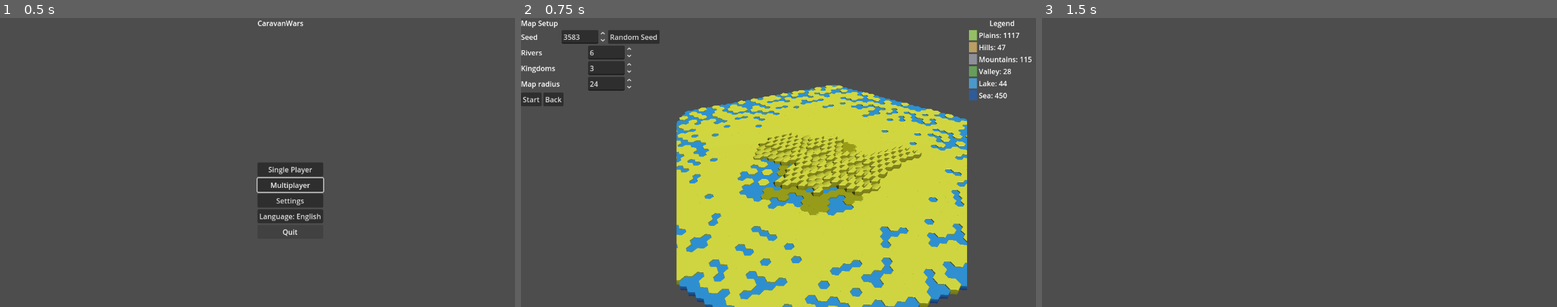
Above: before the commit, frames 1-3 (left to right).
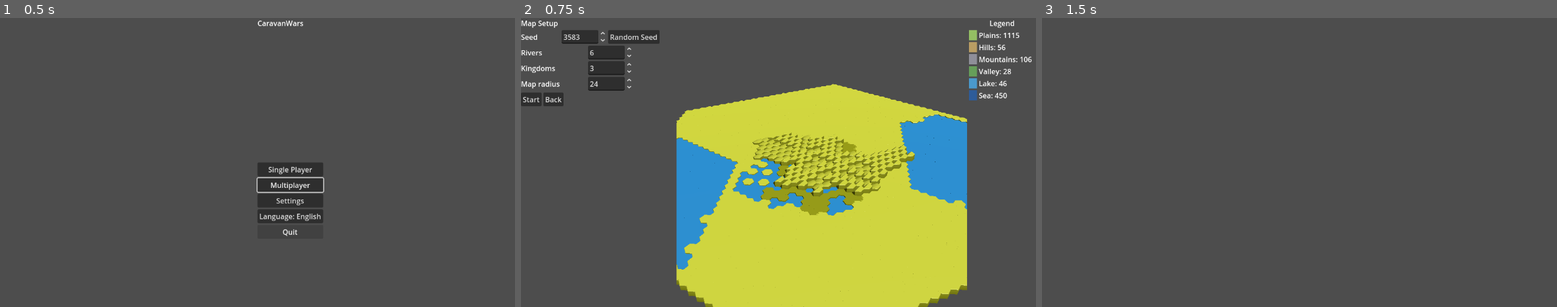
Above: after the commit, the same moments.

Repository: sepa79/CaravanWars
Game: Godot game, scene res://scenes/Main.tscn
Same seed, same stepped clock (60 frames per second), same inputs: the game is played once before the commit and once after it.
Inputs:
- Up to frame 1 (0.5 s): no input
- Up to frame 2 (0.75 s): click "Single Player" at 0.5 s
- Up to frame 3 (1.5 s): click "Start" at 1.25 s

Frame 1 is identical in both runs. In frame 2, 11% of the frame differs, in the area x 30-100%, y 5-100%; in frame 3, nothing differs.

Commit message:
feat: plan directional coastlines

Diff:
--- a/game/mapgen/HexMapGenerator.gd
+++ b/game/mapgen/HexMapGenerator.gd
@@ -160,32 +160,17 @@
         return result
 
     var total_hexes: int = coords.size()
-    var coastline_scores: Dictionary = {}
-    var scored_coords: Array[Dictionary] = []
+    var target_sea: int = int(round(config.sea_pct * float(total_hexes)))
+    target_sea = clampi(target_sea, 0, total_hexes)
+    var coastline_plan: Dictionary = _plan_coast_regions(coords, target_sea)
+    var sea_lookup: Dictionary = coastline_plan.get("sea_lookup", {})
+    var sea_coords: PackedVector2Array = coastline_plan.get("sea_coords", PackedVector2Array())
+    var land_coords: Array[HexCoord] = []
     for coord in coords:
         var key: Vector2i = coord.to_vector2i()
-        var score: float = _coastline_score(coord)
-        coastline_scores[key] = score
-        scored_coords.append({
-            "coord": coord,
-            "value": score,
-        })
-    scored_coords.sort_custom(Callable(self, "_compare_dict_value_desc"))
-
-    var target_sea: int = int(round(config.sea_pct * float(total_hexes)))
-    target_sea = clampi(target_sea, 0, total_hexes)
-    var sea_lookup: Dictionary = {}
-    var sea_coords := PackedVector2Array()
-    var land_coords: Array[HexCoord] = []
-    for index in range(scored_coords.size()):
-        var entry: Dictionary = scored_coords[index]
-        var coord: HexCoord = entry["coord"]
-        var key: Vector2i = coord.to_vector2i()
-        if index < target_sea:
-            sea_lookup[key] = true
-            sea_coords.append(key)
-        else:
-            land_coords.append(coord)
+        if sea_lookup.has(key):
+            continue
+        land_coords.append(coord)
 
     var land_lookup: Dictionary = {}
     for coord in land_coords:
@@ -210,7 +195,12 @@
             "elev": elevation,
         }
 
-    var validation: Dictionary = _build_validation(assignments, land_lookup, seed_data.get("height_map", {}))
+    var validation: Dictionary = _build_validation(
+        assignments,
+        land_lookup,
+        seed_data.get("height_map", {}),
+        coastline_plan
+    )
 
     result["hexes"] = hex_entries
     result["regions"] = {
@@ -221,12 +211,181 @@
         "sea_count": sea_lookup.size(),
     }
     result["coastline"] = {
-        "scores": coastline_scores,
-        "sea_threshold_index": target_sea,
+        "selected_sides": coastline_plan.get("sides", PackedInt32Array()),
+        "side_counts": coastline_plan.get("side_counts", {}),
+        "fill_order": coastline_plan.get("fill_order", PackedVector2Array()),
         "sea_coords": sea_coords,
+        "target_sea": target_sea,
     }
     result["validation"] = validation
     return result
+
+func _plan_coast_regions(coords: Array[HexCoord], target_sea: int) -> Dictionary:
+    var plan: Dictionary = {
+        "sea_lookup": {},
+        "sea_coords": PackedVector2Array(),
+        "fill_order": PackedVector2Array(),
+        "sides": PackedInt32Array(),
+        "side_counts": {},
+        "membership": {},
+    }
+    if coords.is_empty() or target_sea <= 0:
+        return plan
+
+    var direction_count: int = HexGrid.AXIAL_DIRECTIONS.size()
+    var boundary_sets: Array = []
+    for _i in range(direction_count):
+        boundary_sets.append({})
+    for coord in coords:
+        var key: Vector2i = coord.to_vector2i()
+        for dir_index in range(direction_count):
+            var dir: Vector2i = HexGrid.AXIAL_DIRECTIONS[dir_index]
+            var neighbor := HexCoord.new(coord.q + dir.x, coord.r + dir.y)
+            if not grid.is_within_bounds(neighbor):
+                boundary_sets[dir_index][key] = coord
+
+    var boundary_arrays: Array = []
+    for dir_index in range(direction_count):
+        var arr: Array[HexCoord] = []
+        var boundary_dict: Dictionary = boundary_sets[dir_index]
+        for boundary_key in boundary_dict.keys():
+            var boundary_coord: HexCoord = boundary_dict[boundary_key]
+            arr.append(boundary_coord)
+        boundary_arrays.append(arr)
+
+    var available_sides: Array[int] = []
+    for i in range(direction_count):
+        if boundary_arrays[i].is_empty():
+            continue
+        available_sides.append(i)
+    if available_sides.is_empty():
+        return plan
+    available_sides.shuffle()
+
+    var side_count: int = 1
+    if available_sides.size() >= 2 and rng.randf() < 0.5:
+        side_count = 2
+    var max_sides: int = int(min(target_sea, available_sides.size()))
+    max_sides = max(1, max_sides)
+    side_count = clampi(side_count, 1, max_sides)
+
+    var selected: Array[int] = []
+    for i in range(side_count):
+        selected.append(available_sides[i])
+    selected.sort()
+
+    var packed_sides := PackedInt32Array()
+    for side_index in selected:
+        packed_sides.append(side_index)
+
+    if selected.is_empty():
+        var shuffled: Array = coords.duplicate()
+        shuffled.shuffle()
+        var fallback_lookup: Dictionary = {}
+        var fallback_coords := PackedVector2Array()
+        for idx in range(min(target_sea, shuffled.size())):
+            var fallback_coord: HexCoord = shuffled[idx]
+            var fallback_key: Vector2i = fallback_coord.to_vector2i()
+            fallback_lookup[fallback_key] = true
+            fallback_coords.append(fallback_key)
+        plan["sea_lookup"] = fallback_lookup
+        plan["sea_coords"] = fallback_coords
+        plan["fill_order"] = fallback_coords
+        plan["sides"] = packed_sides
+        plan["side_counts"] = {}
+        plan["membership"] = {}
+        return plan
+
+    var queue: Array = []
+    var enqueued: Dictionary = {}
+    var sea_lookup: Dictionary = {}
+    var membership: Dictionary = {}
+    var side_counts: Dictionary = {}
+    var fill_order := PackedVector2Array()
+    var first_seed_added: Dictionary = {}
+    for side_index in selected:
+        first_seed_added[side_index] = false
+        side_counts[side_index] = 0
+
+    for side_index in selected:
+        var front: Array = boundary_arrays[side_index]
+        front.shuffle()
+        for coord in front:
+            var key: Vector2i = coord.to_vector2i()
+            if enqueued.has(key):
+                continue
+            enqueued[key] = true
+            var is_first: bool = not bool(first_seed_added.get(side_index, false))
+            first_seed_added[side_index] = true
+            var base_priority: float = -1.0 if is_first else 0.0
+            var noise := (_coord_noise(coord, 503 + side_index) - 0.5) * 0.25
+            queue.append({
+                "coord": coord,
+                "depth": 0,
+                "side": side_index,
+                "value": base_priority + noise,
+            })
+
+    while not queue.is_empty() and sea_lookup.size() < target_sea:
+        queue.sort_custom(Callable(self, "_compare_dict_value_asc"))
+        var current: Dictionary = queue.pop_front()
+        var coord: HexCoord = current["coord"]
+        var key: Vector2i = coord.to_vector2i()
+        if sea_lookup.has(key):
+            continue
+        var side_index: int = int(current.get("side", -1))
+        var claimed_for_side: int = int(side_counts.get(side_index, 0))
+        if side_index >= 0 and claimed_for_side > 0:
+            var matching_neighbors: int = 0
+            for neighbor in grid.get_neighbor_coords(coord):
+                var neighbor_key: Vector2i = neighbor.to_vector2i()
+                if not sea_lookup.has(neighbor_key):
+                    continue
+                if int(membership.get(neighbor_key, side_index)) != side_index:
+                    continue
+                matching_neighbors += 1
+            if matching_neighbors <= 0:
+                continue
+        sea_lookup[key] = true
+        membership[key] = side_index
+        fill_order.append(key)
+        side_counts[side_index] = int(side_counts.get(side_index, 0)) + 1
+        if sea_lookup.size() >= target_sea:
+            break
+        var next_depth: int = int(current.get("depth", 0)) + 1
+        for neighbor in grid.get_neighbor_coords(coord):
+            var nkey: Vector2i = neighbor.to_vector2i()
+            if sea_lookup.has(nkey):
+                continue
+            if enqueued.has(nkey):
+                continue
+            var support_neighbors: int = 0
+            for support in grid.get_neighbor_coords(neighbor):
+                var support_key: Vector2i = support.to_vector2i()
+                if not sea_lookup.has(support_key):
+                    continue
+                if int(membership.get(support_key, side_index)) != side_index:
+                    continue
+                support_neighbors += 1
+            if int(side_counts.get(side_index, 0)) > 0 and support_neighbors <= 0:
+                continue
+            var noise := (_coord_noise(neighbor, 643 + side_index) - 0.5) * 0.35
+            var priority := float(next_depth) + noise
+            queue.append({
+                "coord": neighbor,
+                "depth": next_depth,
+                "side": side_index,
+                "value": priority,
+            })
+            enqueued[nkey] = true
+
+    plan["sea_lookup"] = sea_lookup
+    plan["sea_coords"] = fill_order
+    plan["fill_order"] = fill_order
+    plan["sides"] = packed_sides
+    plan["side_counts"] = side_counts
+    plan["membership"] = membership
+    return plan
 
 func _compute_region_targets(land_count: int) -> Dictionary:
     var targets: Dictionary = {
@@ -520,7 +679,12 @@
         counts[region_type] = int(counts.get(region_type, 0)) + 1
     return counts
 
-func _build_validation(assignments: Dictionary, land_lookup: Dictionary, height_map: Dictionary) -> Dictionary:
+func _build_validation(
+    assignments: Dictionary,
+    land_lookup: Dictionary,
+    height_map: Dictionary,
+    coast_plan: Dictionary
+) -> Dictionary:
     var stray_lakes := PackedVector2Array()
     var isolated_sea_tiles := PackedVector2Array()
     var valleys_without_high := PackedVector2Array()
@@ -537,11 +701,89 @@
         elif region_type == "valley":
             if not _valley_has_direct_high(coord, assignments):
                 valleys_without_high.append(cell)
+    var sea_components: Array = _collect_sea_components(assignments)
+    var component_sizes := PackedInt32Array()
+    for component in sea_components:
+        component_sizes.append(component.size())
+
+    var selected_sides: PackedInt32Array = coast_plan.get("sides", PackedInt32Array())
+    var membership: Dictionary = coast_plan.get("membership", {})
+    var side_counts: Dictionary = coast_plan.get("side_counts", {})
+    var valid_sides_lookup: Dictionary = {}
+    for side_index in selected_sides:
+        valid_sides_lookup[side_index] = true
+    for key in membership.keys():
+        var recorded_side: int = int(membership[key])
+        assert(valid_sides_lookup.has(recorded_side))
+    for side_index in selected_sides:
+        assert(side_counts.has(side_index))
+        var expected_size: int = int(side_counts.get(side_index, 0))
+        var members: Array[Vector2i] = []
+        for key in membership.keys():
+            var recorded_side: int = int(membership[key])
+            if recorded_side == side_index:
+                members.append(key)
+        assert(members.size() == expected_size)
+        if expected_size > 0:
+            assert(_side_members_connected(members))
     return {
         "lakes_on_ridges": stray_lakes,
         "isolated_seas": isolated_sea_tiles,
         "valleys_without_high": valleys_without_high,
-    }
+        "sea_component_sizes": component_sizes,
+    }
+
+func _collect_sea_components(assignments: Dictionary) -> Array:
+    var components: Array = []
+    var visited: Dictionary = {}
+    for key in assignments.keys():
+        var region_type: String = String(assignments[key])
+        if region_type != "sea":
+            continue
+        if visited.has(key):
+            continue
+        var component: Array[Vector2i] = []
+        var stack: Array[Vector2i] = []
+        stack.append(key)
+        visited[key] = true
+        while not stack.is_empty():
+            var cell: Vector2i = stack.pop_back()
+            component.append(cell)
+            var coord: HexCoord = HexCoord.from_vector2i(cell)
+            for neighbor in grid.get_neighbor_coords(coord):
+                var nkey: Vector2i = neighbor.to_vector2i()
+                if visited.has(nkey):
+                    continue
+                if String(assignments.get(nkey, "")) != "sea":
+                    continue
+                visited[nkey] = true
+                stack.append(nkey)
+        components.append(component)
+    return components
+
+func _side_members_connected(members: Array[Vector2i]) -> bool:
+    if members.is_empty():
+        return true
+    var allowed: Dictionary = {}
+    for cell in members:
+        allowed[cell] = true
+    var stack: Array[Vector2i] = []
+    var start: Vector2i = members[0]
+    stack.append(start)
+    var visited: Dictionary = {}
+    visited[start] = true
+    while not stack.is_empty():
+        var cell: Vector2i = stack.pop_back()
+        var coord: HexCoord = HexCoord.from_vector2i(cell)
+        for neighbor in grid.get_neighbor_coords(coord):
+            var nkey: Vector2i = neighbor.to_vector2i()
+            if not allowed.has(nkey):
+                continue
+            if visited.has(nkey):
+                continue
+            visited[nkey] = true
+            stack.append(nkey)
+    return visited.size() == allowed.size()
 
 func _compare_dict_value_desc(a: Dictionary, b: Dictionary) -> bool:
     return a.get("value", 0.0) > b.get("value", 0.0)
@@ -553,12 +795,6 @@
     var value: int = hash([coord.q, coord.r, salt, config.map_seed])
     value = abs(value)
     return float(value % 1000003) / 1000003.0
-
-func _coastline_score(coord: HexCoord) -> float:
-    var distance := float(grid.axial_distance(coord, HexCoord.new(0, 0))) / float(max(1, grid.radius))
-    var primary := (_coord_noise(coord, 17) - 0.5) * 0.7
-    var secondary := (_coord_noise(coord, 53) - 0.5) * 0.3 * (1.0 - distance)
-    return distance + primary + secondary
 
 func _height_value(coord: HexCoord) -> float:
     var distance := float(grid.axial_distance(coord, HexCoord.new(0, 0))) / float(max(1, grid.radius))
Not shown, changed: CHANGELOG.md
